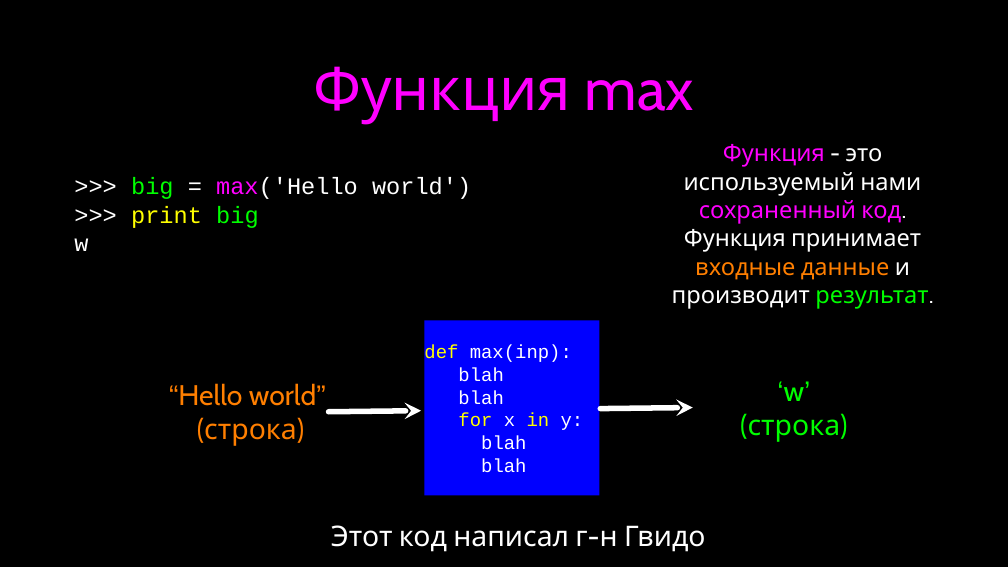
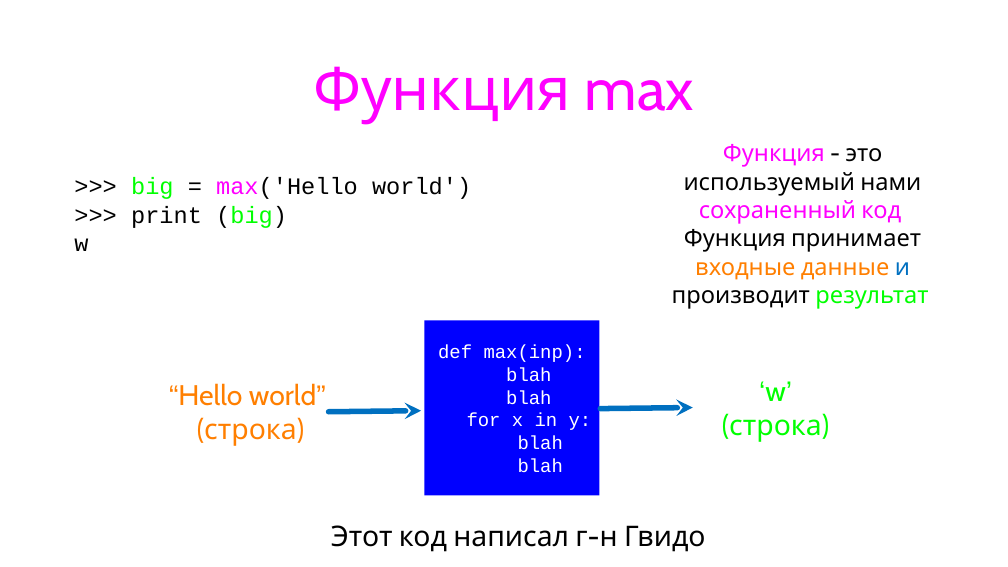
Before and after one commit to maxchv/LearnPython, a slide deck: slide 21 of week04/Functions.pptx (slide 11 before the commit). Drawn at 1008x567 pixels with LibreOffice and Linux fonts; fonts in the diff are those of the drawing. Boxes give left, top, right and bottom in pixels: in the first picture for what was removed or moved away, otherwise in the second. Text is boxed around its words. In the diff, an @@ line names an element or a change of style, - is before the commit and + after.

```diff
--- a/week04/Functions.pptx
+++ b/week04/Functions.pptx
@@ background #000000 to #FFFFFF @@
@@ text "Функция - это используемый нами ..." at (x1=672, y1=144, x2=933, y2=309): text colour #FFFFFF to #000000 in "- это используемый нами Функция принимает производит"; text colour #FFFFFF to #0070C0 in "и" @@
@@ text at (x1=74, y1=177, x2=471, y2=251): text colour #FFFFFF to #000000 in ">>> = max('Hello world')", "w" @@
@@ text at (x1=131, y1=206, x2=287, y2=228): text changed; text colour #FFFF00 to #000000 @@
->>> print big
+>>> print (big)
@@ rectangle "def max(inp):" at (x1=425, y1=320, x2=599, y2=495): text colour #FFFF00 to #FFFFFF in "def", "for in"; alignment left to centre @@
@@ text "‘w’" moved from (x1=748, y1=381, x2=841, y2=442) to (x1=729, y1=381, x2=822, y2=442) @@
@@ arrow (421, 410) - (329, 412): stroke #FFFFFF 7 pt to #0070C0 7 pt @@
@@ arrow (693, 408) - (600, 409): stroke #FFFFFF 7 pt to #0070C0 7 pt @@
@@ text "Этот код написал г-н Гвидо" at (x1=331, y1=525, x2=706, y2=552): text colour #FFFFFF to #000000 @@
```
Also in this commit, not shown: 18 other slides changed, 15 slides added, 2 slides removed.
